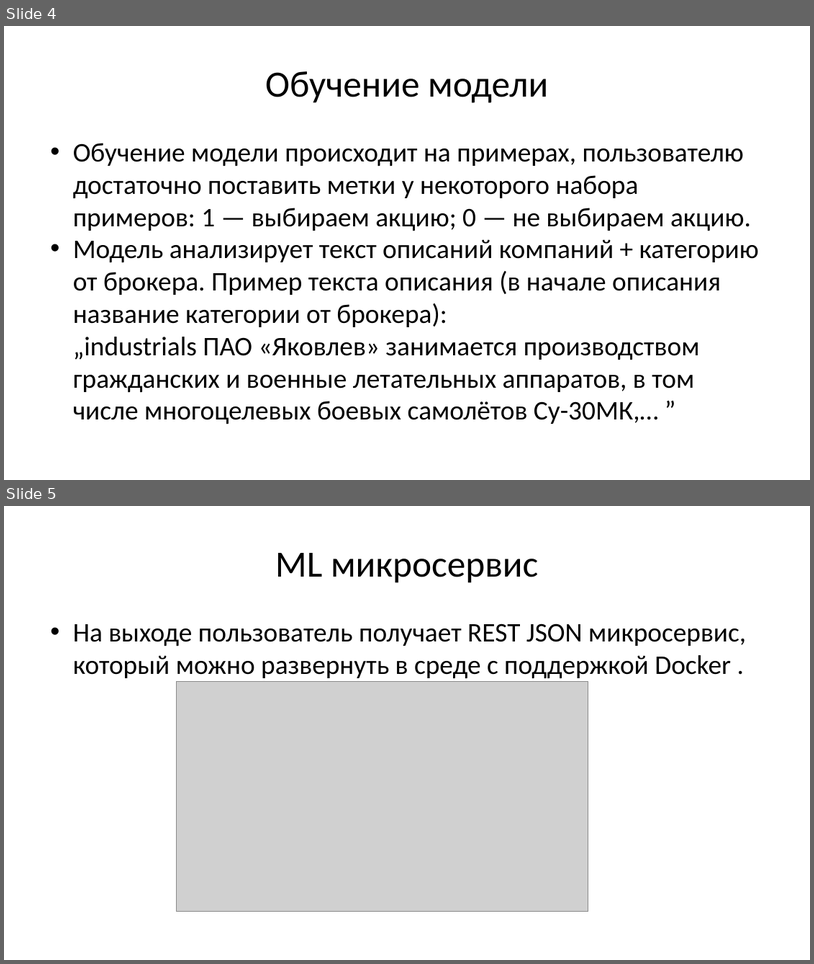
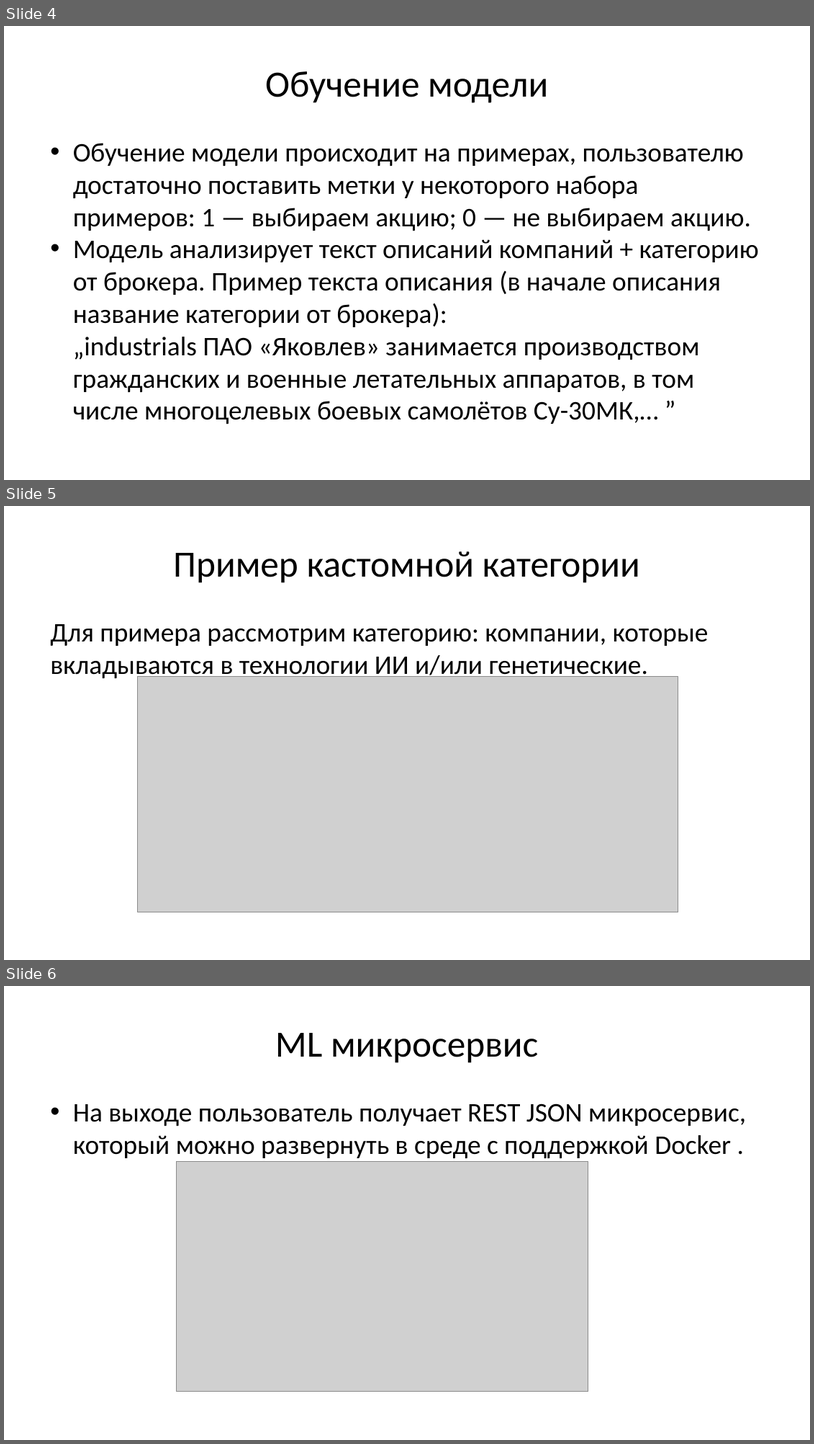
Before and after one commit to Charles-Wi/OtusML, a slide deck: Diploma/Кастомная категория акций.pptx. Shown one above the other, each under a label of ours: slides 4 and 5 before the commit, slides 4, 5 and 6 after it. The pictures are 814x964 and 814x1444 pixels, drawn with LibreOffice and Linux fonts; fonts in the diff are those of the drawing; grey boxes stand for pictures. Boxes give left, top, right and bottom in pixels: in the first picture for what was removed or moved away, otherwise in the second. Text is boxed around its words. In the diff, an @@ line names an element or a change of style, - is before the commit and + after.

```diff
--- a/Diploma/Кастомная категория акций.pptx
+++ b/Diploma/Кастомная категория акций.pptx
@@ slide 5 added at [4, 506, 810, 960], background #FFFFFF @@
@@ title added at [173, 551, 640, 583], 44 pt, text #000000 @@
+Пример кастомной категории
@@ text added at [50, 624, 709, 681], 32 pt, text #000000 @@
+Для примера рассмотрим категорию: компании, которые вкладываются в технологии ИИ и/или генетические.
@@ picture added at [138, 677, 678, 912] @@
@@ what was slide 5 is now slide 6 @@
```
Also in this commit, not shown: 3 other files.
